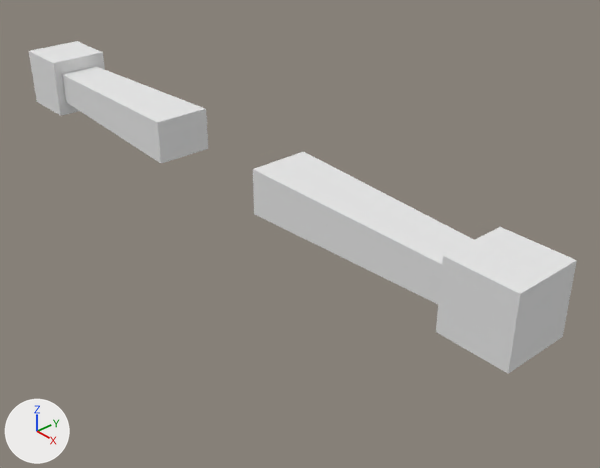
A saved change to the Blender file キャラモデル/onlyarm/fire/fire.blend.
The view is the same before and after, from a 50 mm camera at (85.9, -71.1, 48.5) aimed at (3.7, 0.5, -11.6). The lights are fixed; the arrows at lower left show +X, +Y and +Z.

The first picture shows 'armL', 'armR', 'handL', 'handR'.
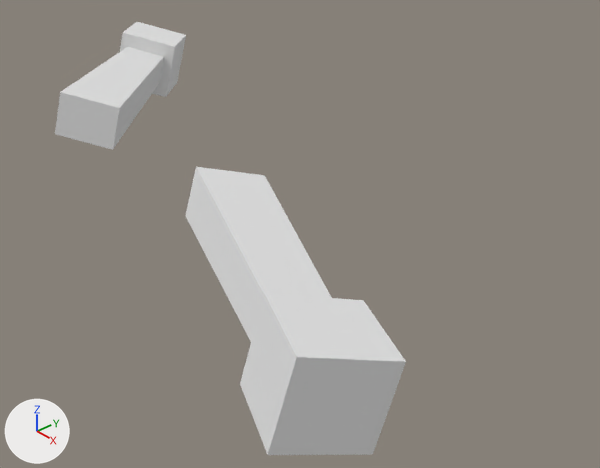
Where the change shows, as pixel boxes [x1, y1, x2, y2] in the pictures (600 x 468 px):
'handR', moved, turned: before [29, 41, 105, 116]; after [240, 293, 406, 455]
'armL', moved, turned: before [253, 152, 474, 304]; after [55, 47, 164, 150]
'armR', moved, turned: before [62, 67, 208, 163]; after [185, 167, 332, 341]
'handL', moved, turned: before [436, 227, 577, 374]; after [120, 22, 186, 97]

The change, as a diff of the scene's bpy script:
```diff
--- a/キャラモデル/onlyarm/fire/fire.blend.py
+++ b/キャラモデル/onlyarm/fire/fire.blend.py
@@ ob_armr @@
 ob_armr = bpy.data.objects.new('armR', me_armr)
-ob_armr.location = (-2.5, -1.0, -66.2)
-ob_armr.rotation_euler = (0.0, 0.0, 0.0000424)  # degrees (0, 0, 0)
+ob_armr.location = (-21.6, -19.7, -61.3)
+ob_armr.rotation_euler = (0.265, 0.0111, 2.725)  # degrees (15, 0.6, 156)
 ob_armr.scale = (27.9, 13.0, 14.1)
@@ ob_handr @@
 ob_handr = bpy.data.objects.new('handR', me_handr)
-ob_handr.location = (-63.8, -1.0, -3.8)
-ob_handr.rotation_euler = (0.0, 0.0, -3.142)  # degrees (0, 0, -180)
+ob_handr.location = (40.4, -29.2, -0.4)
+ob_handr.rotation_euler = (-0.265, -0.0111, -0.417)  # degrees (-15, -0.6, -24)
 ob_handr.scale = (5.2, 5.2, 5.2)
@@ ob_arml @@
 ob_arml = bpy.data.objects.new('armL', me_arml)
-ob_arml.location = (-20.5, -1.0, -66.2)
-ob_arml.rotation_euler = (0.0, 0.0, -3.142)  # degrees (0, 0, -180)
+ob_arml.location = (-23.6, -42.8, -59.0)
+ob_arml.rotation_euler = (-0.243, -0.0519, -0.804)  # degrees (-14, -3, -46)
 ob_arml.scale = (27.9, 13.0, 14.1)
@@ ob_handl @@
 ob_handl = bpy.data.objects.new('handL', me_handl)
-ob_handl.location = (40.9, -1.0, -3.8)
-ob_handl.rotation_euler = (0.0, 0.0, -3.142)  # degrees (0, 0, -180)
+ob_handl.location = (-57.6, 14.1, -1.6)
+ob_handl.rotation_euler = (-0.243, -0.0519, -0.804)  # degrees (-14, -3, -46)
 ob_handl.scale = (5.2, 5.2, 5.2)
```
